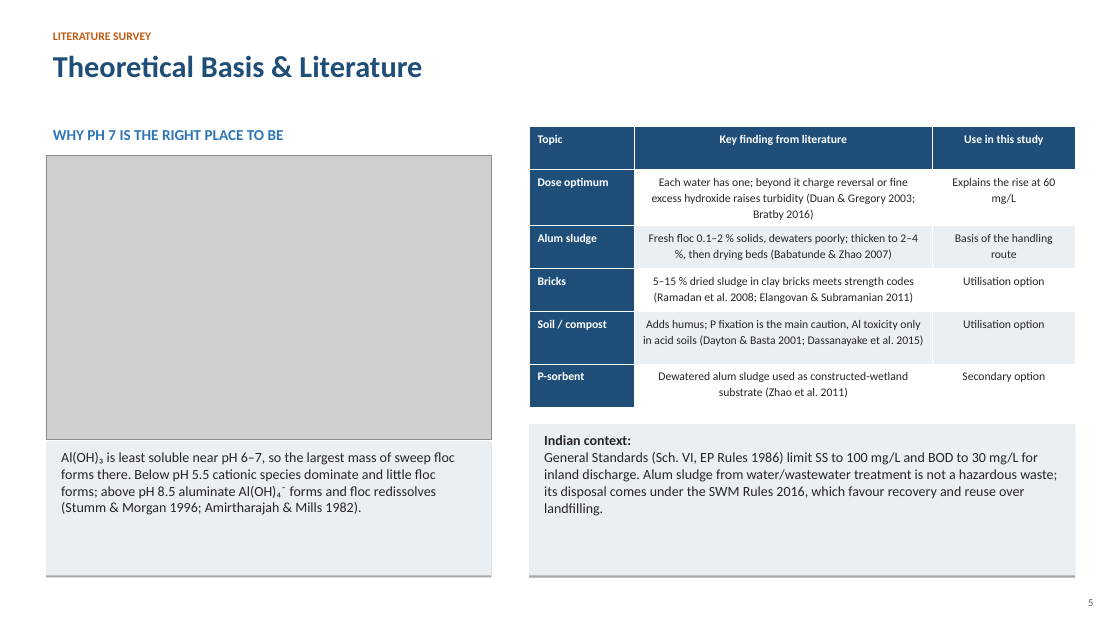
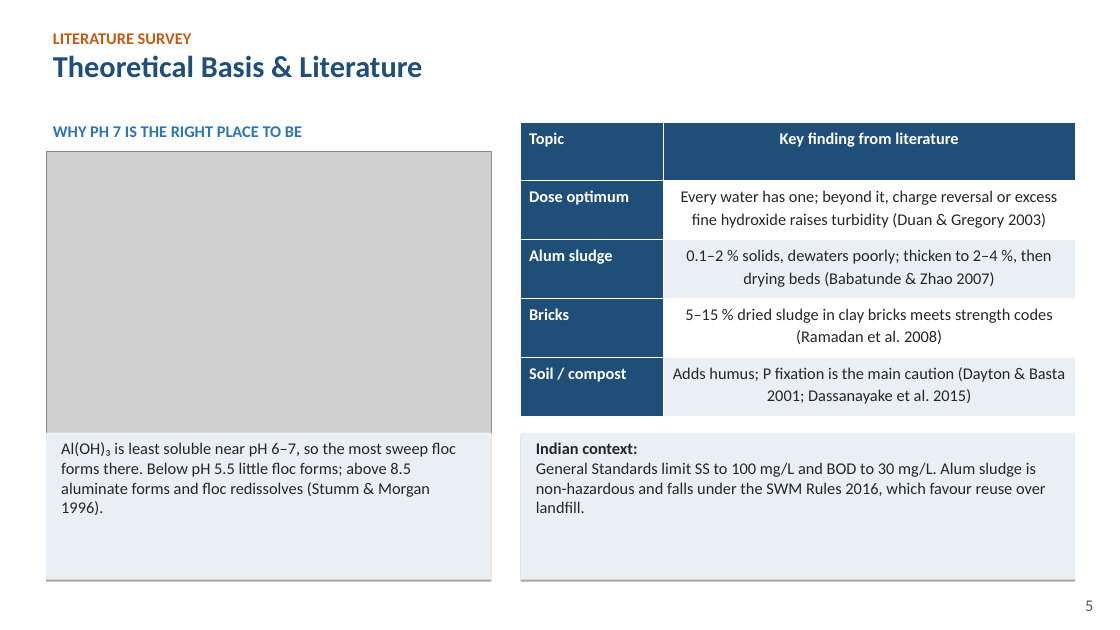
Before and after one commit to vinilverma27-hub/Clinch.ai, a slide deck: slide 5 of docs/btp-report/BTP_Final_Presentation_Kanishka_Saraf_2023CE11023.ppt. Drawn at 1120x630 pixels with LibreOffice and Linux fonts; fonts in the diff are those of the drawing; grey boxes stand for pictures. Boxes give left, top, right and bottom in pixels: in the first picture for what was removed or moved away, otherwise in the second. Text is boxed around its words. In the diff, an @@ line names an element or a change of style, - is before the commit and + after.

```diff
--- a/docs/btp-report/BTP_Final_Presentation_Kanishka_Saraf_2023CE11023.ppt
+++ b/docs/btp-report/BTP_Final_Presentation_Kanishka_Saraf_2023CE11023.ppt
@@ text "LITERATURE SURVEY" at <box>53,33,192,44</box>: size 10 to 14 pt @@
@@ text "WHY PH 7 IS THE ..." at <box>53,126,302,137</box>: size 13 to 14 pt @@
@@ table at <box>521,122,1075,416</box> @@
-Topic | Key finding from literature | Use in this study
-Dose optimum | Each water has one; beyond it charge reversal or fine excess hydroxide raises turbidity (Duan & Gregory 2003; Bratby 2016) | Explains the rise at 60 mg/L
-Alum sludge | Fresh floc 0.1–2 % solids, dewaters poorly; thicken to 2–4 %, then drying beds (Babatunde & Zhao 2007) | Basis of the handling route
-Bricks | 5–15 % dried sludge in clay bricks meets strength codes (Ramadan et al. 2008; Elangovan & Subramanian 2011) | Utilisation option
-Soil / compost | Adds humus; P fixation is the main caution, Al toxicity only in acid soils (Dayton & Basta 2001; Dassanayake et al. 2015) | Utilisation option
-P-sorbent | Dewatered alum sludge used as constructed-wetland substrate (Zhao et al. 2011) | Secondary option
+Topic | Key finding from literature
+Dose optimum | Every water has one; beyond it, charge reversal or excess fine hydroxide raises turbidity (Duan & Gregory 2003)
+Alum sludge | 0.1–2 % solids, dewaters poorly; thicken to 2–4 %, then drying beds (Babatunde & Zhao 2007)
+Bricks | 5–15 % dried sludge in clay bricks meets strength codes (Ramadan et al. 2008)
+Soil / compost | Adds humus; P fixation is the main caution (Dayton & Basta 2001; Dassanayake et al. 2015)
@@ table: place and size @@
-table at <box>529,126,1075,403</box>
+table at <box>521,122,1075,416</box>
@@ picture: place and size @@
-picture at <box>46,155,491,439</box>
+picture at <box>46,151,491,433</box>
@@ rectangle: place and size @@
-rectangle at <box>46,441,491,575</box>
+rectangle at <box>46,432,491,579</box>
@@ text at <box>61,442,456,515</box>: text changed; size 12 to 14 pt @@
-Al(OH)₃ is least soluble near pH 6–7, so the largest mass of sweep floc forms there. Below pH 5.5 cationic species dominate and little floc forms; above pH 8.5 aluminate Al(OH)₄⁻ forms and floc redissolves (Stumm & Morgan 1996; Amirtharajah & Mills 1982).
+Al(OH)₃ is least soluble near pH 6–7, so the most sweep floc forms there. Below pH 5.5 little floc forms; above 8.5 aluminate forms and floc redissolves (Stumm & Morgan 1996).
@@ rectangle: place and size @@
-rectangle at <box>529,424,1075,575</box>
+rectangle at <box>521,432,1075,579</box>
@@ text "Indian context:": place and size @@
-text "Indian context:" at <box>544,435,1057,516</box>
+text "Indian context:" at <box>536,442,1046,513</box>
@@ text at <box>536,442,637,454</box>: size 12 to 14 pt in "Indian context:" @@
@@ text at <box>536,462,1046,513</box>: text changed; size 12 to 14 pt @@
-General Standards (Sch. VI, EP Rules 1986) limit SS to 100 mg/L and BOD to 30 mg/L for inland discharge. Alum sludge from water/wastewater treatment is not a hazardous waste; its disposal comes under the SWM Rules 2016, which favour recovery and reuse over landfilling.
+General Standards limit SS to 100 mg/L and BOD to 30 mg/L. Alum sludge is non-hazardous and falls under the SWM Rules 2016, which favour reuse over landfill.
@@ text "5" at <box>1085,600,1093,611</box>: size 9 to 14 pt @@
```
Also in this commit, not shown: 11 other slides changed, 2 other files.
